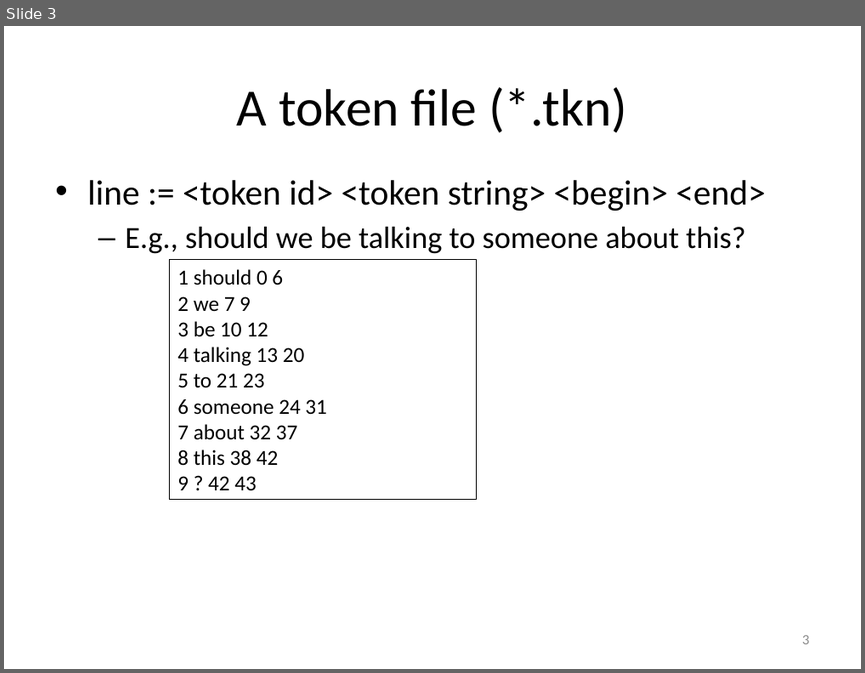
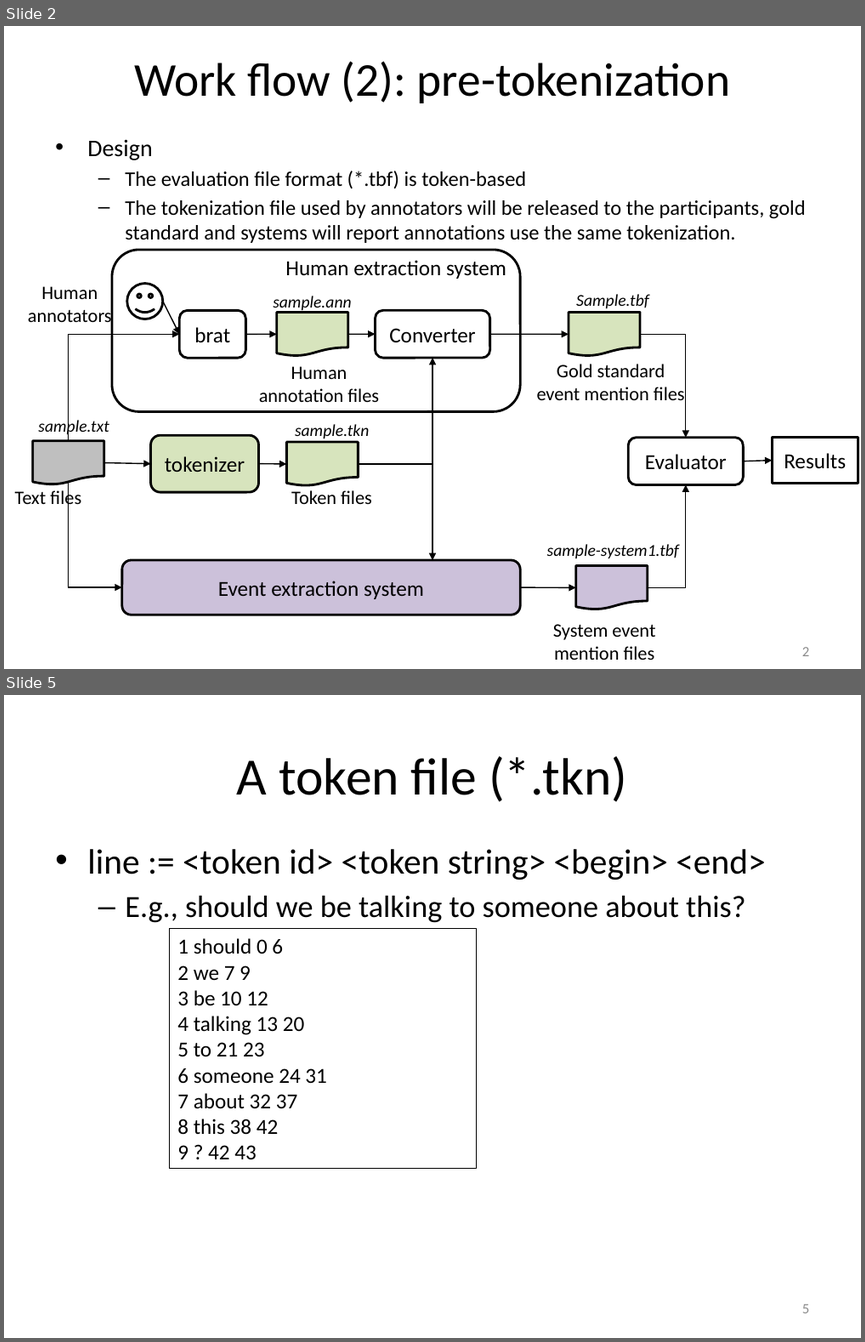
Before and after one commit to hunterhector/EvmEval, a slide deck: doc/evm-eval-work-flow.pptx. Shown one above the other, each under a label of ours: slide 3 before the commit, slides 2 and 5 after it; the slides between them are not shown. The pictures are 865x673 and 865x1342 pixels, drawn with LibreOffice and Linux fonts; fonts in the diff are those of the drawing. Boxes give left, top, right and bottom in pixels: in the first picture for what was removed or moved away, otherwise in the second. Text is boxed around its words. In the diff, an @@ line names an element or a change of style, - is before the commit and + after.

```diff
--- a/doc/evm-eval-work-flow.pptx
+++ b/doc/evm-eval-work-flow.pptx
@@ slide 2 added at (x1=4, y1=26, x2=861, y2=669), background #FFFFFF @@
@@ title added at (x1=134, y1=61, x2=731, y2=103), 39.6 pt, text #000000 @@
+Work flow (2): pre-tokenization
@@ text added at (x1=87, y1=139, x2=806, y2=243), 17.5 pt, text #000000 @@
+• Design
+  – The evaluation file format (*.tbf) is token-based
+  – The tokenization file used by annotators will be released to the participants, gold standard and systems will report annotations use the same tokenization.
@@ group added at (x1=15, y1=250, x2=857, y2=659): 12 texts, 8 arrows, 6 rounded rectangles, 6 elbow arrows, 5 flow chart documents, 1 smiley face, 1 rectangle @@
+Human annotators
+Human
+annotation files
+Text files
+sample.txt
+Sample.tbf
+Gold standard
+event mention files
+System event
+mention files
+sample-system1.tbf
+Converter
+sample.ann
+Event extraction system
+tokenizer
+Evaluator
+Results
+sample.tkn
+Token files
+brat
+Human extraction system
@@ page number added at (x1=802, y1=646, x2=809, y2=656), 12 pt, text #8C8C8C @@
+2
@@ what was slide 3 is now slide 5 @@
@@ page number at (x1=802, y1=1304, x2=809, y2=1313): text changed @@
-3
+5
```
Also in this commit, not shown: 2 slides changed, 1 other slide added, 9 other files.
